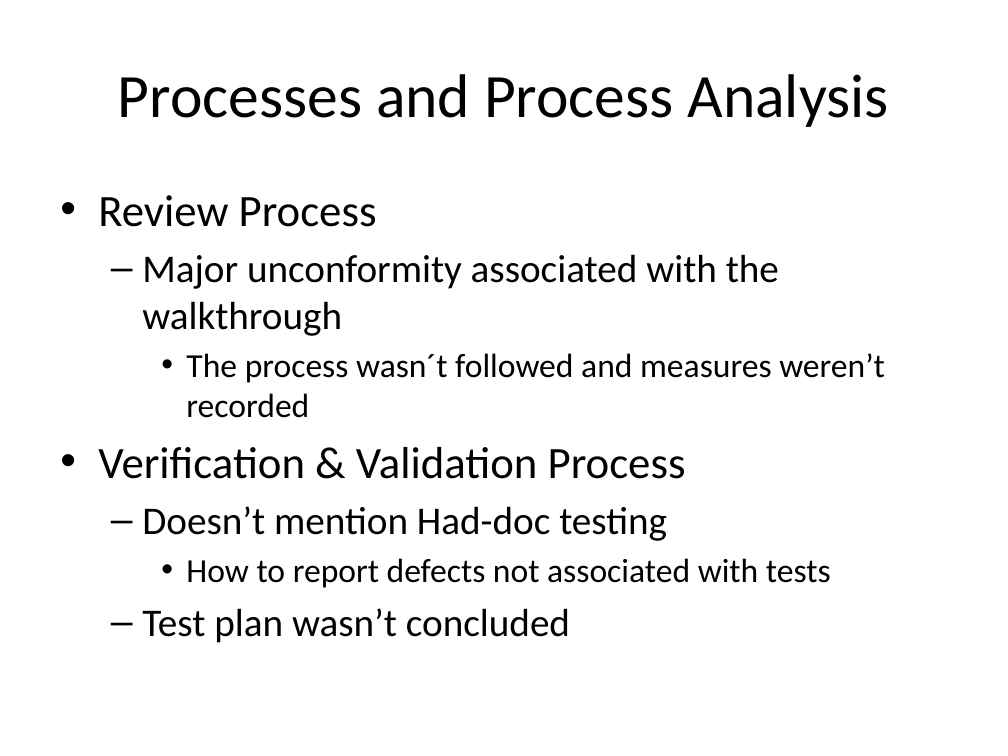
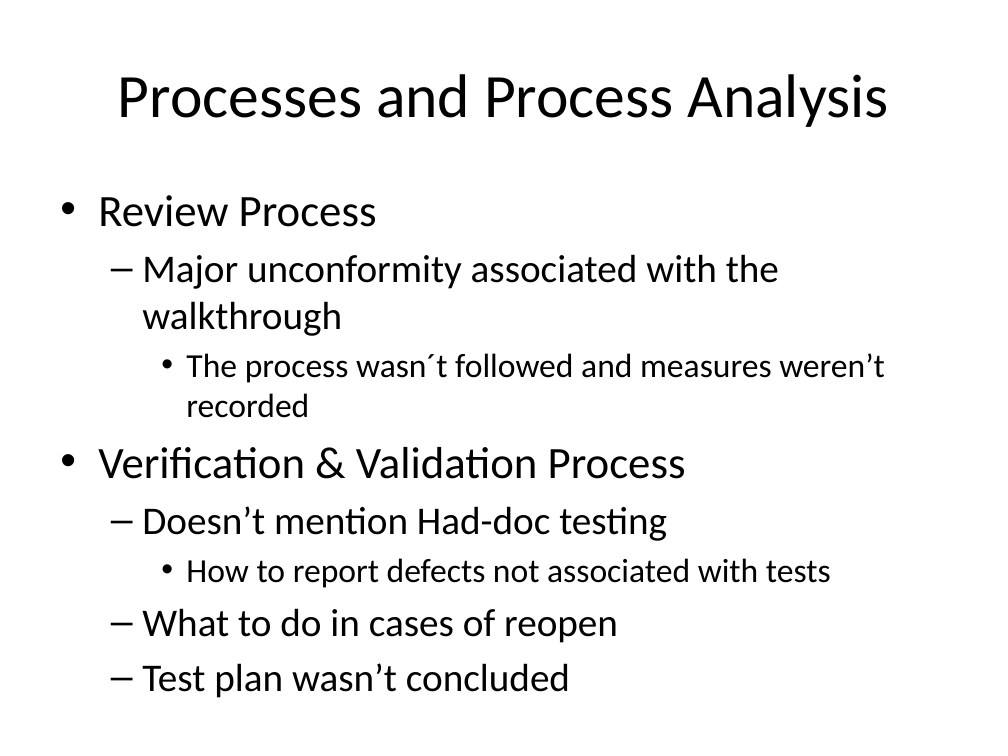
Before and after one commit to jmgirao/projetosoftware1213, a slide deck: slide 4 of Final Presentation/Carla/Quality.pptx. Drawn at 1008x756 pixels with LibreOffice and Linux fonts; fonts in the diff are those of the drawing. Boxes give left, top, right and bottom in pixels: in the first picture for what was removed or moved away, otherwise in the second. Text is boxed around its words. In the diff, an @@ line names an element or a change of style, - is before the commit and + after.

```diff
--- a/Final Presentation/Carla/Quality.pptx
+++ b/Final Presentation/Carla/Quality.pptx
@@ text at (142,608,618,643): paragraph added @@
+  – What to do in cases of reopen
```
